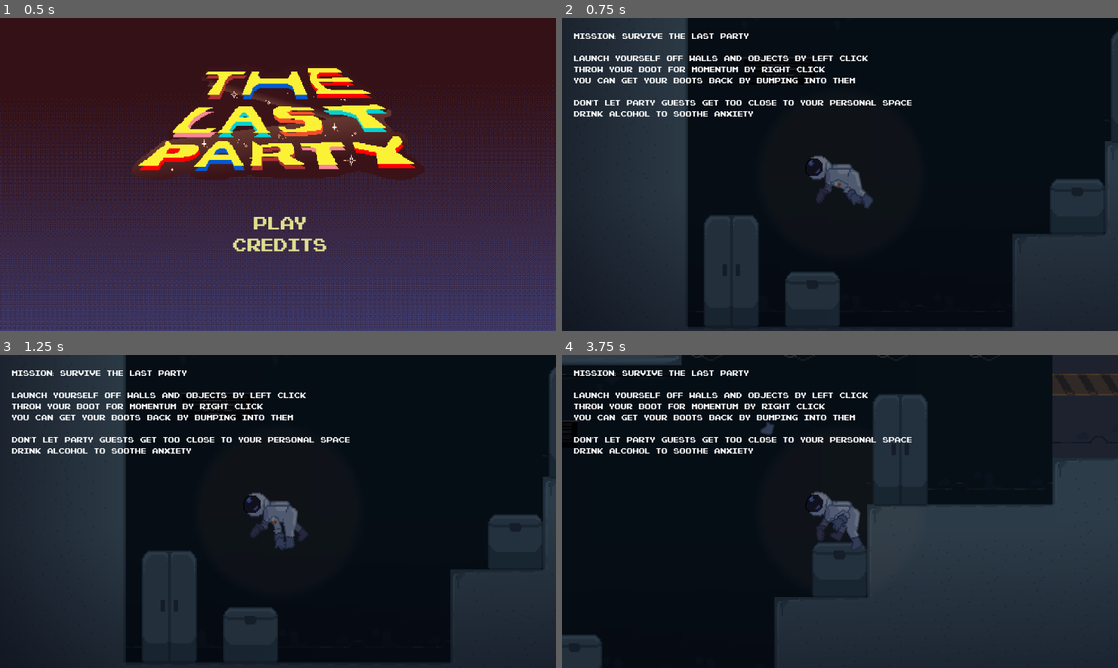
Above: before the commit, frames 1-4 (two rows, left to right).
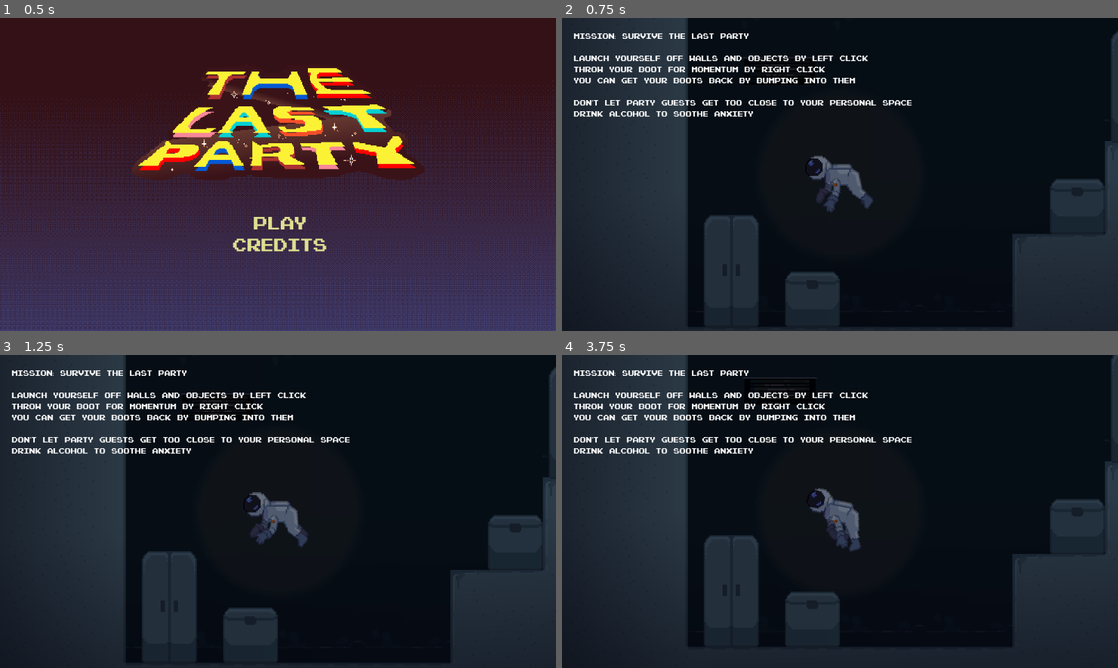
Above: after the commit, the same moments.

Repository: PiotrusWatson/last_party
Game: Godot game, scene res://worlds/main_menu.tscn
Same seed, same stepped clock (60 frames per second), same inputs: the game is played once before the commit and once after it.
Inputs (mouse positions are in pixels of both pictures, inside the frame that each line leads up to):
- Up to frame 1 (0.5 s): no input
- Up to frame 2 (0.75 s): click "Play" at 0.5 s
- Up to frame 3 (1.25 s): no input
- Up to frame 4 (3.75 s): move the mouse to (962, 495) at 1.27 s; press the mouse at (962, 495) at 1.28 s; right-click (962, 495) at 1.35 s; move the mouse to (728, 527) at 2.02 s; release the mouse at (728, 527) at 2.03 s; click (728, 527) at 2.1 s; right-click (728, 527) at 2.3 s; move the mouse to (895, 442) at 2.77 s; press the mouse at (895, 442) at 2.78 s; right-click (895, 442) at 2.85 s; move the mouse to (812, 574) at 3.52 s; release the mouse at (812, 574) at 3.53 s; click (812, 574) at 3.6 s

Frame 1 is identical in both runs. In frame 2, 0.3% of the frame differs, in the area x 47-54%, y 51-63%; in frame 3, 0.5%; in frame 4, 46%, in the area x 0-100%, y 0-100%.
Error after the commit: Parse Error: Identifier "ammo" not declared in the current scope. (res://prefabs/player/player.gd:63)

Commit message:
added ammo mANAGER time to break shit

Diff:
--- a/prefabs/player/ammo_manager.gd
+++ b/prefabs/player/ammo_manager.gd
@@ -2,22 +2,29 @@
 class_name AmmoManager
 
 @export var ammo_types: Array[PackedScene]
-@export var amount_of_ammo: Array[int]
+@export var max_amount_of_ammo: Array[int]
+@export var bonus_ammo_type: PackedScene
+@export var max_bonus_ammo_amount = 1
+
+var amount_of_ammo
+var bonus_ammo_amount = 0
 var ammo_cursor = 0
 
 # Called when the node enters the scene tree for the first time.
 func _ready() -> void:
-	pass # Replace with function body.
-
+	amount_of_ammo = max_amount_of_ammo.duplicate()
 
 # Called every frame. 'delta' is the elapsed time since the previous frame.
 func _process(delta: float) -> void:
 	pass
 
+func get_ammo():
+	if !has_ammo():
+		return null
 
-func get_ammo():
-	if get_ammo_count() <= 0:
-		return null
+	if bonus_ammo_amount > 0:
+		bonus_ammo_amount -= 1
+		return bonus_ammo_type
 	if amount_of_ammo[ammo_cursor] <= 0:
 		ammo_cursor += 1
 		ammo_cursor %= ammo_types.size()
@@ -25,8 +32,17 @@
 	amount_of_ammo[ammo_cursor] -= 1
 	return ammo_type
 
+func refill_ammo(ammo_type: Globals.AmmoType):
+	if ammo_type == Globals.AmmoType.BEER and ammo_type < max_bonus_ammo_amount:
+		bonus_ammo_amount += 1
+	elif amount_of_ammo[ammo_type] < max_amount_of_ammo[ammo_type]:
+		amount_of_ammo[ammo_type] += 1
+
 func get_ammo_count():
 	var count = 0
 	for ammo_counter in amount_of_ammo:
 		count += ammo_counter
-	return count
+	return count + bonus_ammo_amount
+
+func has_ammo():
+	return get_ammo_count() > 0
--- a/prefabs/player/player.gd
+++ b/prefabs/player/player.gd
@@ -8,14 +8,13 @@
 @onready var left_arm = $BodyParts/LeftArm
 @onready var thrown_stuff = $ThrownStuff
 @onready var thrower = $Components/Thrower
+@onready var ammo_manager = $Components/AmmoManager
 
 var direction = Vector2.ZERO
 var body_count = 0
 var can_interact = false
 var thing_interacted_with = null
 var max_health
-var ammo
-@export var max_ammo = 2
 @export var anxiety_damage = 5
 @export var beer_healing = 30
 
@@ -31,7 +30,6 @@
 	mover.init(self)
 	max_health = health.max_health
 	anxiety_changed.emit(health.health)
-	ammo = max_ammo
 	thrower.init(thrown_stuff)
 
 func _process(delta: float) -> void:
@@ -56,9 +54,12 @@
 		var push_direction = (global_position - arm.get_pos()).normalized()
 		mover.push_direction(push_direction)
 
-	if event.is_action_released("AltFire") and ammo > 0:
+	if event.is_action_released("AltFire"):
+		var thing_to_throw = ammo_manager.get_ammo()
+		if thing_to_throw == null:
+			return
+
 		thrower.throw_object(get_mouse_direction())
-		ammo -= 1
 		threw_thing.emit(ammo)
 
 	if event.is_action_released("Interact") and can_interact:
--- a/prefabs/player/player.tscn
+++ b/prefabs/player/player.tscn
@@ -30,6 +30,9 @@
 mass = 30.0
 gravity_scale = 0.0
 script = ExtResource("1_4ttaq")
+max_ammo = null
+anxiety_damage = null
+beer_healing = null
 
 [node name="CollisionShape2D" type="CollisionShape2D" parent="."]
 rotation = 1.5708
--- a/scripts/globals.gd
+++ b/scripts/globals.gd
@@ -1,3 +1,4 @@
 extends Node
 
 enum ConeHas{SEEN_PLAYER, SEEN_PARTYGOER, SEEN_NOTHING}
+enum AmmoType{BOOT = 0, GLOVE = 1, BEER = -1}
